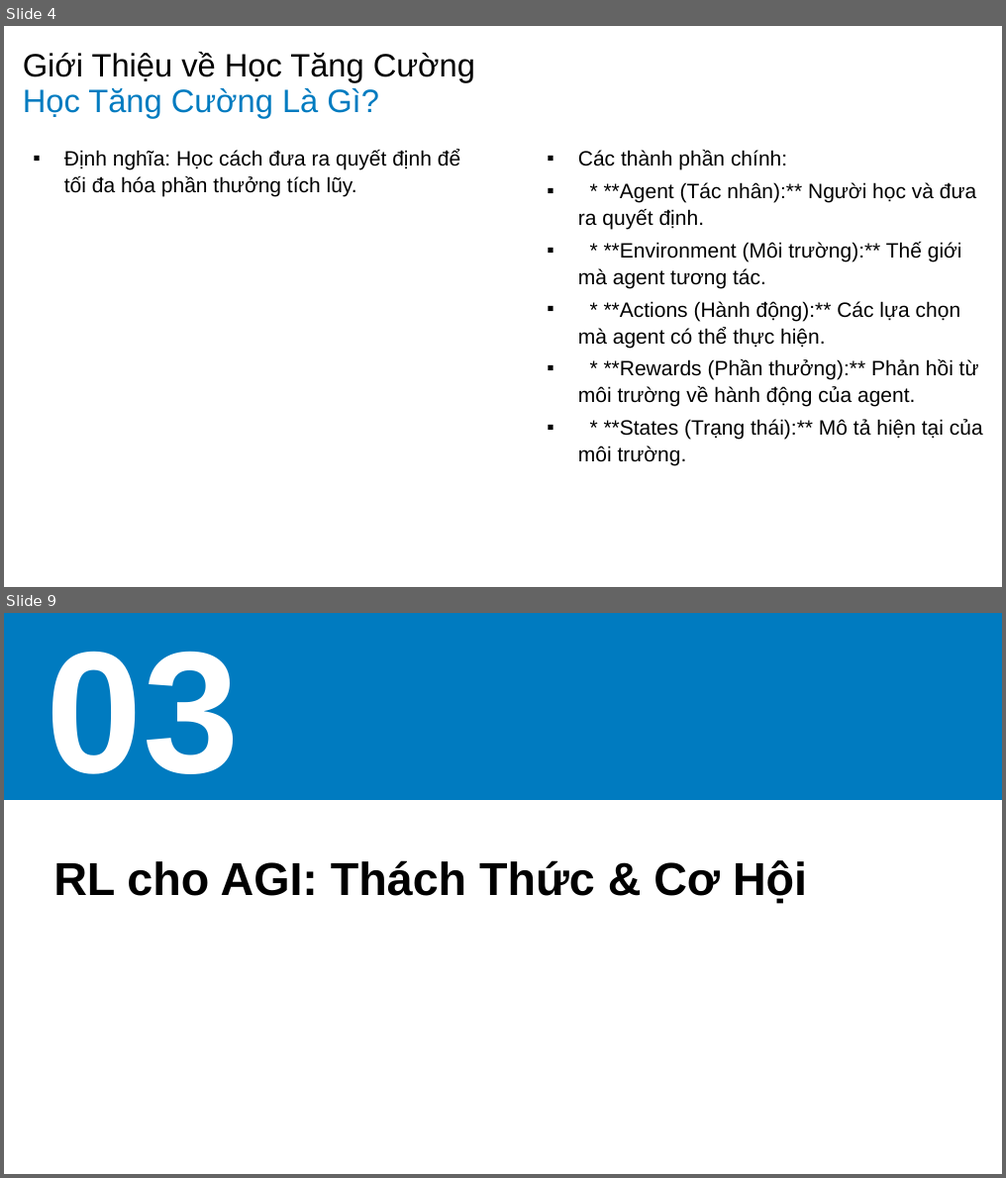
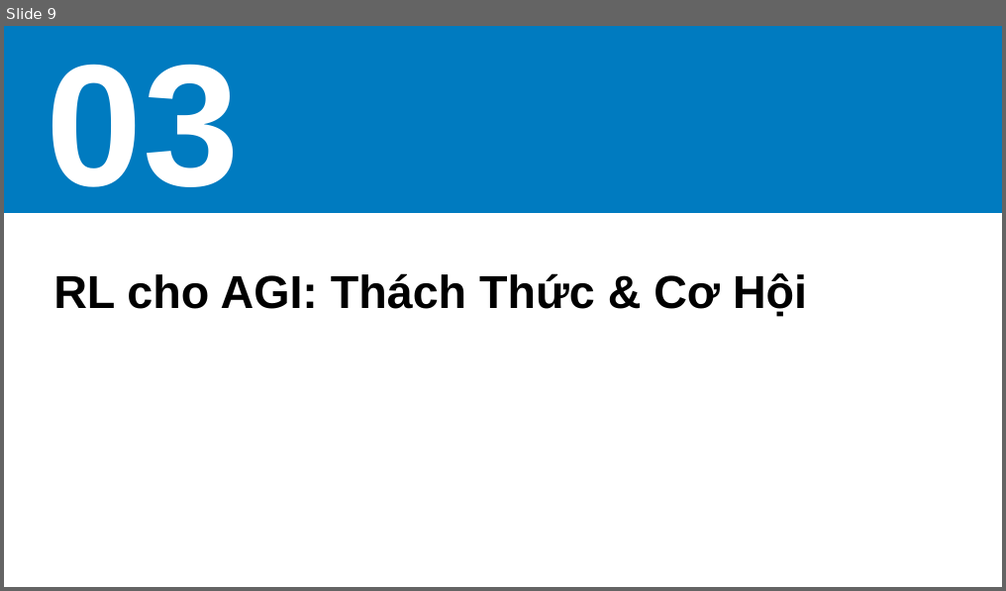
Before and after one commit to vantu-fit/SlideGenX, a slide deck: backend/src/final_slide.pptx. Shown one above the other, each under a label of ours: slides 4 and 9 before the commit, slide 9 after it; the slides between them are not shown. The pictures are 1006x1178 and 1006x591 pixels, drawn with LibreOffice and Linux fonts; fonts in the diff are those of the drawing; background and template pictures are left out. Boxes give left, top, right and bottom in pixels: in the first picture for what was removed or moved away, otherwise in the second. Text is boxed around its words. In the diff, an @@ line names an element or a change of style, - is before the commit and + after.

```diff
--- a/backend/src/final_slide.pptx
+++ b/backend/src/final_slide.pptx
@@ slide 4 removed at (4, 26, 1002, 587), background #FFFFFF @@
@@ text removed at (23, 52, 475, 82) @@
-Giới Thiệu về Học Tăng Cường
@@ title removed at (23, 88, 379, 118) @@
-Học Tăng Cường Là Gì?
@@ text removed at (64, 150, 460, 197) @@
-▪ Định nghĩa: Học cách đưa ra quyết định để tối đa hóa phần thưởng tích lũy.
@@ text removed at (578, 150, 983, 467) @@
-▪ Các thành phần chính:
-▪ * **Agent (Tác nhân):** Người học và đưa ra quyết định.
-▪ * **Environment (Môi trường):** Thế giới mà agent tương tác.
-▪ * **Actions (Hành động):** Các lựa chọn mà agent có thể thực hiện.
-▪ * **Rewards (Phần thưởng):** Phản hồi từ môi trường về hành động của agent.
-▪ * **States (Trạng thái):** Mô tả hiện tại của môi trường.
```
Also in this commit, not shown: 9 slides changed, 13 slides added, 11 other slides removed, 17 other files.
